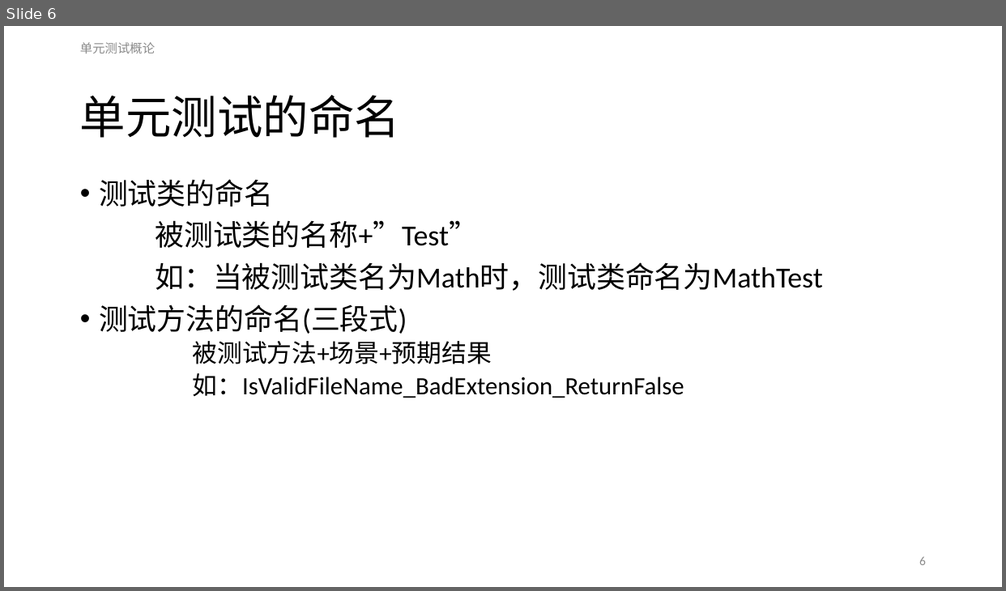
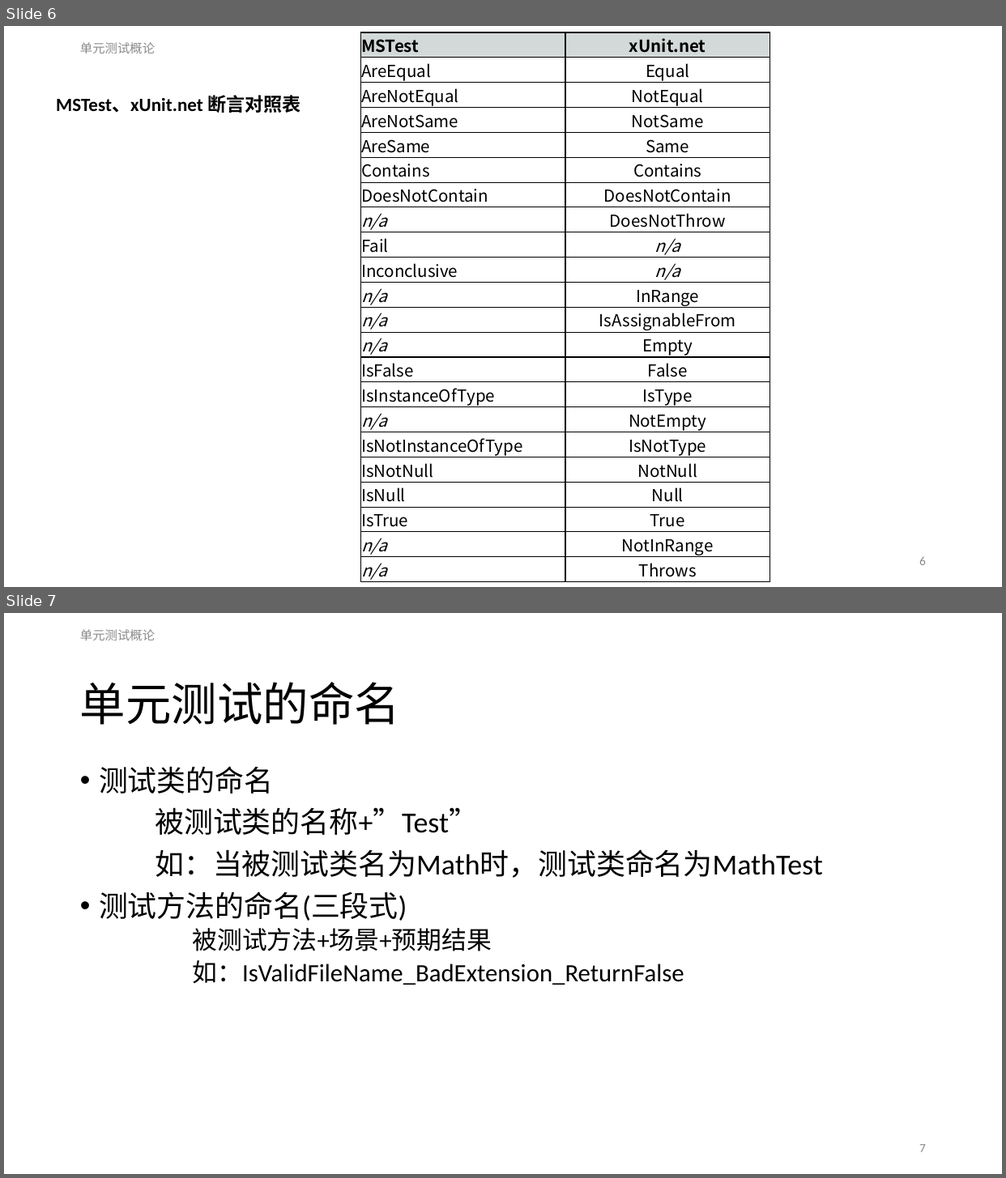
Before and after one commit to ReganHe/SharpUnitTest, a slide deck: MyUnitTest/Document/单元测试.pptx. Shown one above the other, each under a label of ours: slide 6 before the commit, slides 6 and 7 after it. The pictures are 1006x591 and 1006x1178 pixels, drawn with LibreOffice and Linux fonts; fonts in the diff are those of the drawing. Boxes give left, top, right and bottom in pixels: in the first picture for what was removed or moved away, otherwise in the second. Text is boxed around its words. In the diff, an @@ line names an element or a change of style, - is before the commit and + after.

```diff
--- a/MyUnitTest/Document/单元测试.pptx
+++ b/MyUnitTest/Document/单元测试.pptx
@@ slide 6 added at bbox=[4, 26, 1002, 587], background #FFFFFF @@
@@ text added at bbox=[80, 42, 155, 54], 12 pt, text #8C8C8C @@
+单元测试概论
@@ table added at bbox=[361, 32, 769, 583], 22 rows, 2 columns @@
+MSTest | xUnit.net
+AreEqual | Equal
+AreNotEqual | NotEqual
+AreNotSame | NotSame
+AreSame | Same
+Contains | Contains
+DoesNotContain | DoesNotContain
+n/a | DoesNotThrow
+Fail | n/a
+Inconclusive | n/a
+n/a | InRange
+n/a | IsAssignableFrom
+n/a | Empty
+IsFalse | False
+IsInstanceOfType | IsType
+n/a | NotEmpty
+IsNotInstanceOfType | IsNotType
+IsNotNull | NotNull
+IsNull | Null
+IsTrue | True
+n/a | NotInRange
+n/a | Throws
@@ text added at bbox=[56, 95, 300, 113], 18 pt, text #000000, bold @@
+MSTest、xUnit.net 断言对照表
@@ page number added at bbox=[919, 557, 926, 565], 12 pt, text #8C8C8C @@
+6
@@ what was slide 6 is now slide 7 @@
@@ page number at bbox=[919, 1144, 926, 1152]: text changed @@
-6
+7
```
Also in this commit, not shown: 2 slides changed, 1 other slide added, 1 slide removed.
